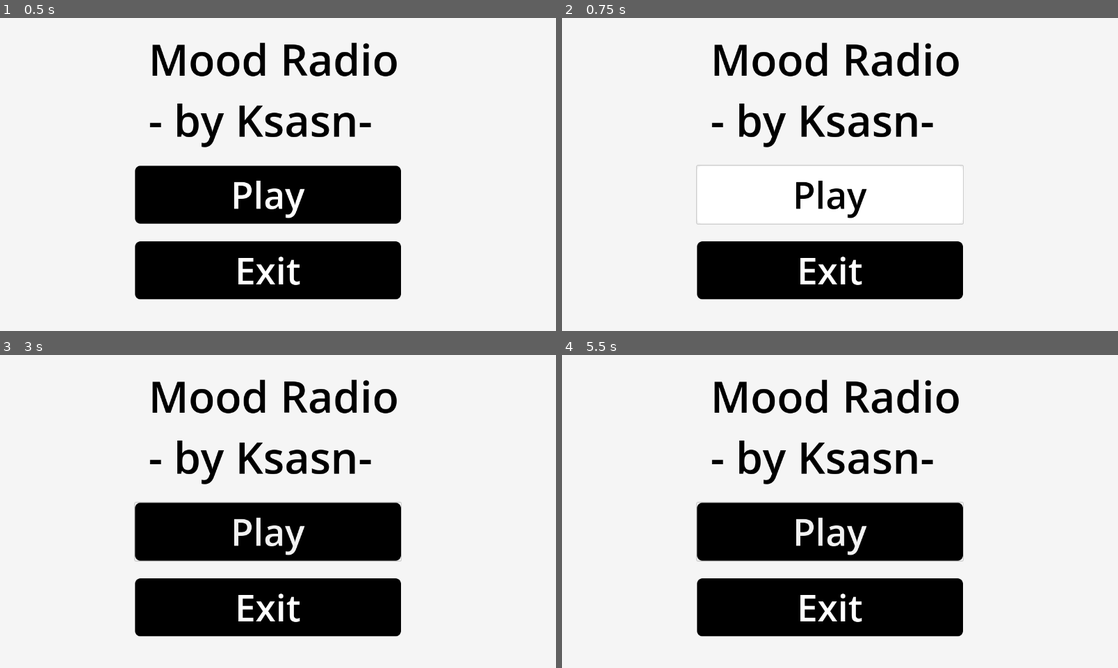
Above: before the commit, frames 1-4 (two rows, left to right).
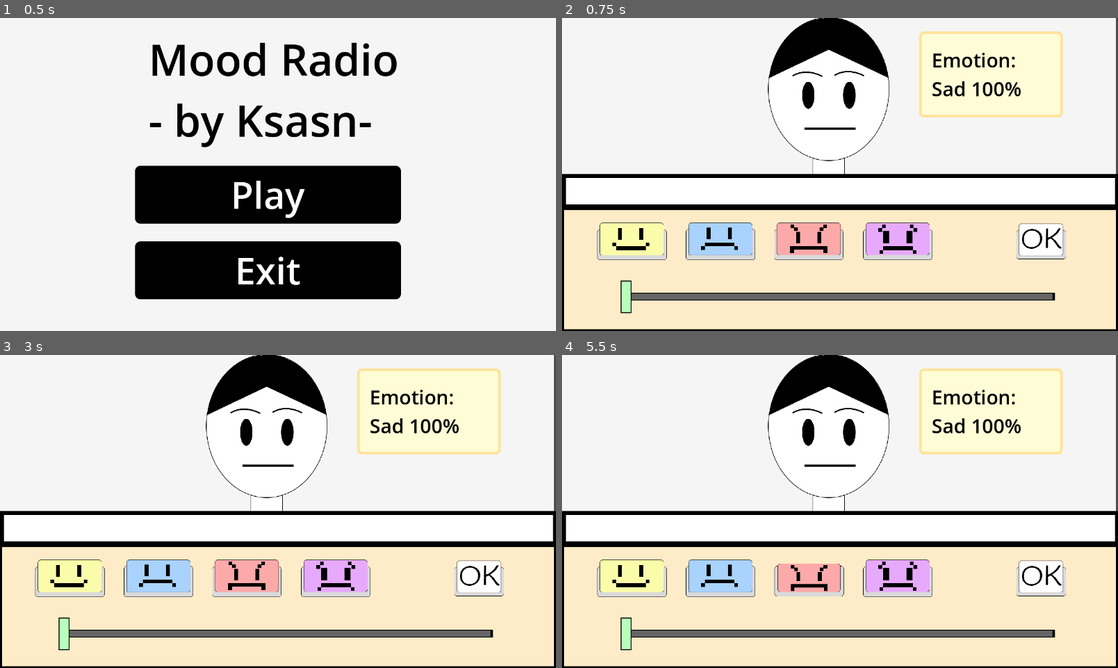
Above: after the commit, the same moments.

Repository: KSaSN-VN/MoodRadio
Game: Godot game, scene res://Scene/menu.tscn
Same seed, same stepped clock (60 frames per second), same inputs: the game is played once before the commit and once after it.
Inputs (mouse positions are in pixels of both pictures, inside the frame that each line leads up to):
- Up to frame 1 (0.5 s): no input
- Up to frame 2 (0.75 s): click "Play" at 0.5 s
- Up to frame 3 (3 s): click (266, 530) at 1.25 s, where only the run before the commit has a clickable "Play"; click (266, 530) at 2 s, where only the run before the commit has a clickable "Play"; tap Enter at 2.75 s; move the mouse to (400, 495) at 2.77 s; click (400, 495) at 2.92 s
- Up to frame 4 (5.5 s): tap Space at 3.5, 5 s; move the mouse to (728, 527) at 3.52 s; click (728, 527) at 3.67 s; tap Enter at 4.25 s; move the mouse to (895, 442) at 4.27 s; click (895, 442) at 4.42 s; move the mouse to (812, 574) at 5.02 s; click (812, 574) at 5.17 s

Frame 1 is identical in both runs. In frame 2, 54% of the frame differs, in the area x 0-100%, y 0-100%; in frame 3, 57%; in frame 4, 57%.

Commit message:
Complete the game

Diff:
--- a/Scene/character.tscn
+++ b/Scene/character.tscn
@@ -1,9 +1,10 @@
-[gd_scene load_steps=14 format=3 uid="uid://dyfx23nd1jwa4"]
+[gd_scene load_steps=15 format=3 uid="uid://dyfx23nd1jwa4"]
 
 [ext_resource type="Script" uid="uid://mfktmwr8yw55" path="res://Script/character.gd" id="1_tgux0"]
 [ext_resource type="Texture2D" uid="uid://da7o4hgtlghj3" path="res://Asset/Character/NPC face emoji.png" id="2_46cb6"]
 [ext_resource type="Texture2D" uid="uid://b4dtoq16t7bx8" path="res://Asset/Character/Text_box.png" id="3_ep1am"]
 [ext_resource type="PackedScene" uid="uid://dkx3x8eg7ptvk" path="res://Scene/radio.tscn" id="4_46cb6"]
+[ext_resource type="AudioStream" uid="uid://bl78bqj8e52f5" path="res://Sound/chill-chords-143504 (online-audio-converter.com).ogg" id="5_ep1am"]
 
 [sub_resource type="AtlasTexture" id="AtlasTexture_2uorr"]
 atlas = ExtResource("2_46cb6")
@@ -138,4 +139,9 @@
 
 [node name="Radio" parent="." instance=ExtResource("4_46cb6")]
 
+[node name="AudioStreamPlayer" type="AudioStreamPlayer" parent="."]
+stream = ExtResource("5_ep1am")
+autoplay = true
+parameters/looping = true
+
 [connection signal="submit_emotion" from="Radio" to="." method="_on_radio_submit_emotion"]
--- /dev/null
+++ b/Scene/menu.gd
@@ -0,0 +1,11 @@
+extends Node2D
+
+
+# Called when the node enters the scene tree for the first time.
+func _ready() -> void:
+	pass # Replace with function body.
+
+
+# Called every frame. 'delta' is the elapsed time since the previous frame.
+func _process(delta: float) -> void:
+	pass
--- a/Scene/menu.tscn
+++ b/Scene/menu.tscn
@@ -1,6 +1,7 @@
-[gd_scene load_steps=6 format=3 uid="uid://cx30lhocowkj4"]
+[gd_scene load_steps=7 format=3 uid="uid://oqei8s2idl22"]
 
 [ext_resource type="Texture2D" uid="uid://da7o4hgtlghj3" path="res://Asset/Character/NPC face emoji.png" id="1_b23qx"]
+[ext_resource type="Script" uid="uid://cvnwiq6ysm13g" path="res://Script/menu.gd" id="1_eas8t"]
 
 [sub_resource type="StyleBoxFlat" id="StyleBoxFlat_b23qx"]
 bg_color = Color(1, 1, 1, 1)
@@ -31,7 +32,8 @@
 Button/styles/normal = SubResource("StyleBoxFlat_eas8t")
 Button/styles/pressed = SubResource("StyleBoxFlat_u2k45")
 
-[node name="Node2D" type="Node2D"]
+[node name="Menu" type="Node2D"]
+script = ExtResource("1_eas8t")
 
 [node name="Sprite2D" type="Sprite2D" parent="."]
 position = Vector2(643.25, 376.5)
@@ -58,10 +60,13 @@
 theme = SubResource("Theme_eas8t")
 text = "Play"
 
-[node name="Play_button2" type="Button" parent="."]
+[node name="Exit_button" type="Button" parent="."]
 offset_left = 311.0
 offset_top = 514.0
 offset_right = 923.0
 offset_bottom = 647.0
 theme = SubResource("Theme_eas8t")
 text = "Exit"
+
+[connection signal="pressed" from="Play_button" to="." method="_on_play_button_pressed"]
+[connection signal="pressed" from="Exit_button" to="." method="_on_exit_button_pressed"]
--- a/Scene/radio.tscn
+++ b/Scene/radio.tscn
@@ -370,8 +370,8 @@
 region_rect = Rect2(0, 0, 1172, 350)
 
 [node name="Sprite2D2" type="Sprite2D" parent="Bg"]
-position = Vector2(640.5, 398.5)
-scale = Vector2(1.0913, 0.858696)
+position = Vector2(641, 398.5)
+scale = Vector2(1.09727, 0.858696)
 texture = ExtResource("2_2uorr")
 region_enabled = true
 region_rect = Rect2(0, 390, 1172, 92)
--- /dev/null
+++ b/Script/menu.gd
@@ -0,0 +1,19 @@
+extends Node2D
+
+
+# Called when the node enters the scene tree for the first time.
+func _ready() -> void:
+	pass # Replace with function body.
+
+
+# Called every frame. 'delta' is the elapsed time since the previous frame.
+func _process(_delta: float) -> void:
+	pass
+
+
+func _on_play_button_pressed() -> void:
+	get_tree().change_scene_to_file("res://Scene/character.tscn")
+
+
+func _on_exit_button_pressed() -> void:
+	get_tree().quit()
--- a/project.godot
+++ b/project.godot
@@ -11,7 +11,7 @@
 [application]
 
 config/name="MoodRadio"
-run/main_scene="uid://cx30lhocowkj4"
+run/main_scene="uid://oqei8s2idl22"
 config/features=PackedStringArray("4.4", "Mobile")
 config/icon="res://icon.svg"
 
Not shown, added: Scene/menu.gd.uid
Not shown, added: Script/menu.gd.uid
Not shown, added: Sound/chill-chords-143504 (online-audio-converter.com).ogg.import
Not shown, added: export_presets.cfg
Not shown, added: Sound/chill-chords-143504 (online-audio-converter.com).ogg
